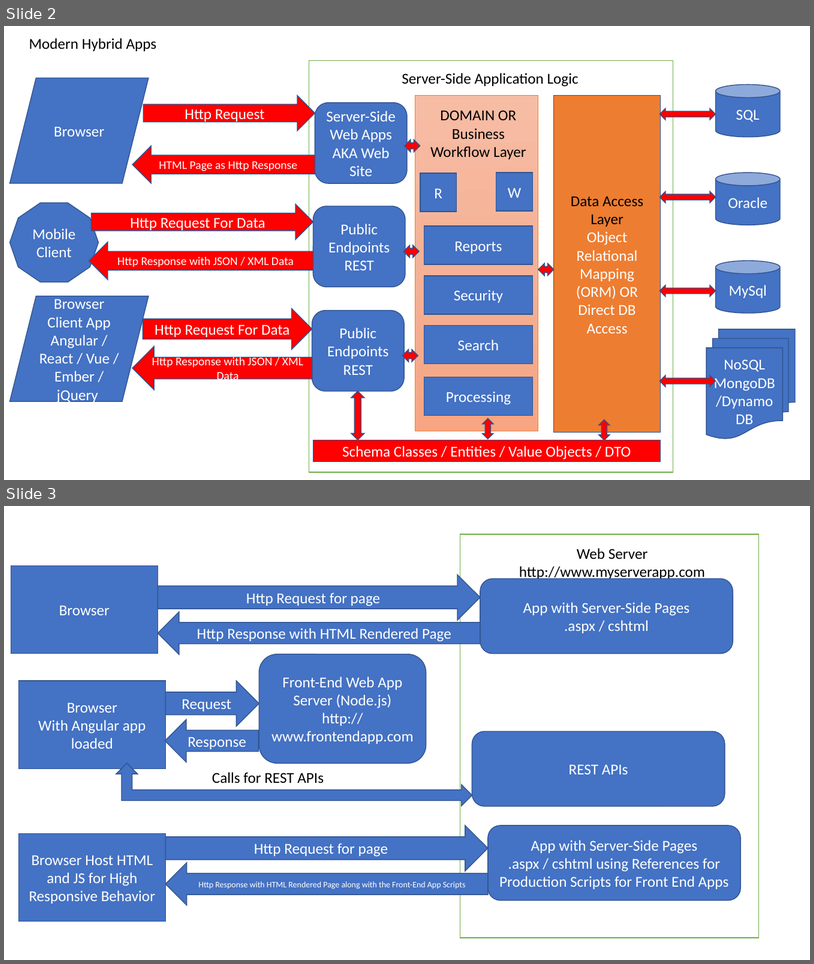
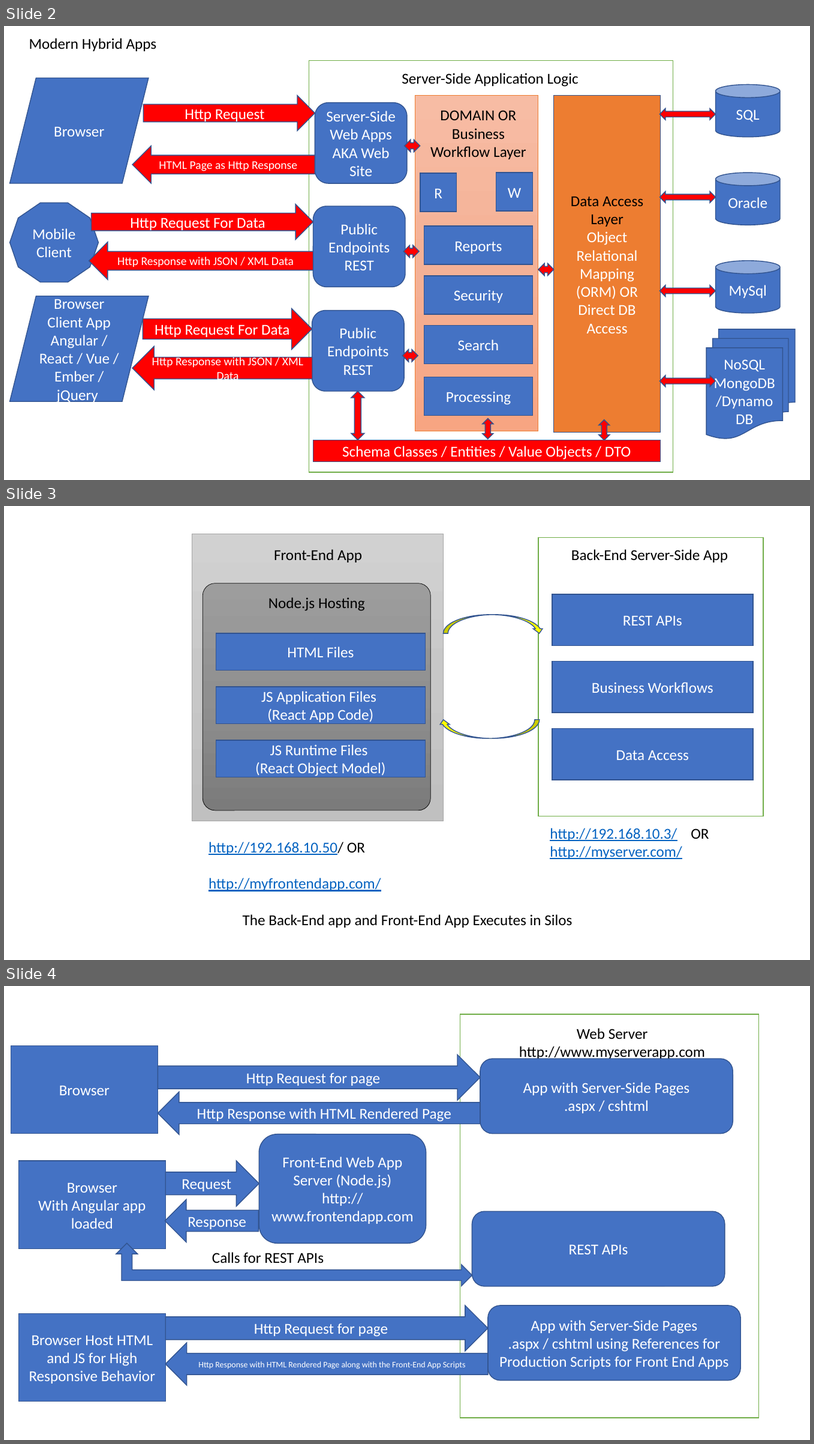
Before and after one commit to maheshsabnis/blazemarch2021, a slide deck: SpotPPTs.pptx. Shown one above the other, each under a label of ours: slides 2 and 3 before the commit, slides 2, 3 and 4 after it. The pictures are 814x964 and 814x1444 pixels, drawn with LibreOffice and Linux fonts; fonts in the diff are those of the drawing. Boxes give left, top, right and bottom in pixels: in the first picture for what was removed or moved away, otherwise in the second. Text is boxed around its words. In the diff, an @@ line names an element or a change of style, - is before the commit and + after.

```diff
--- a/SpotPPTs.pptx
+++ b/SpotPPTs.pptx
@@ slide 3 added at [4,506,810,960], background #FFFFFF @@
@@ rectangle added at [192,534,443,820], fill gradient #D2D2D2 to #C8C8C8 to #C0C0C0, outline #A5A5A5 0.5 pt @@
@@ rectangle added at [539,537,764,816], fill #FFFFFF, outline #70AD47 1 pt @@
@@ text added at [274,549,362,562], 18 pt, text #000000 @@
+Front-End App
@@ text added at [572,549,728,562], 18 pt, text #000000 @@
+Back-End Server-Side App
@@ rounded rectangle added at [203,583,431,810], fill gradient #9D9D9D to #909090 to #7C7C7C, outline #000000 0.5 pt @@
@@ rectangle added at [552,594,753,646], fill #4472C4, outline #325491 1 pt, 18 pt, text #FFFFFF @@
+REST APIs
@@ text added at [269,597,365,611], 18 pt, text #000000 @@
+Node.js Hosting
@@ curved down arrow added at [444,614,545,633], fill #FFFF00, outline #325491 1 pt @@
@@ rectangle added at [216,633,426,670], fill #4472C4, outline #325491 1 pt, 18 pt, text #FFFFFF @@
+HTML Files
@@ rectangle added at [552,661,753,713], fill #4472C4, outline #325491 1 pt, 18 pt, text #FFFFFF @@
+Business Workflows
@@ rectangle added at [216,687,426,724], fill #4472C4, outline #325491 1 pt, 18 pt, text #FFFFFF @@
+JS Application Files
+(React App Code)
@@ curved down arrow added at [439,720,540,738], fill #FFFF00, outline #325491 1 pt @@
@@ rectangle added at [552,729,753,780], fill #4472C4, outline #325491 1 pt, 18 pt, text #FFFFFF @@
+Data Access
@@ rectangle added at [216,740,426,777], fill #4472C4, outline #325491 1 pt, 18 pt, text #FFFFFF @@
+JS Runtime Files
+(React Object Model)
@@ text added at [550,828,709,859], 18 pt, text #0563C1, underline @@
+http://192.168.10.3/ OR
+http://myserver.com/
@@ text added at [209,841,381,891], 18 pt, text #0563C1, underline @@
+http://192.168.10.50/ OR
+http://myfrontendapp.com/
@@ text added at [243,914,572,927], 18 pt, text #000000 @@
+The Back-End app and Front-End App Executes in Silos
@@ what was slide 3 is now slide 4 @@
```
Also in this commit, not shown: 3 other slides added, 12 other files.
